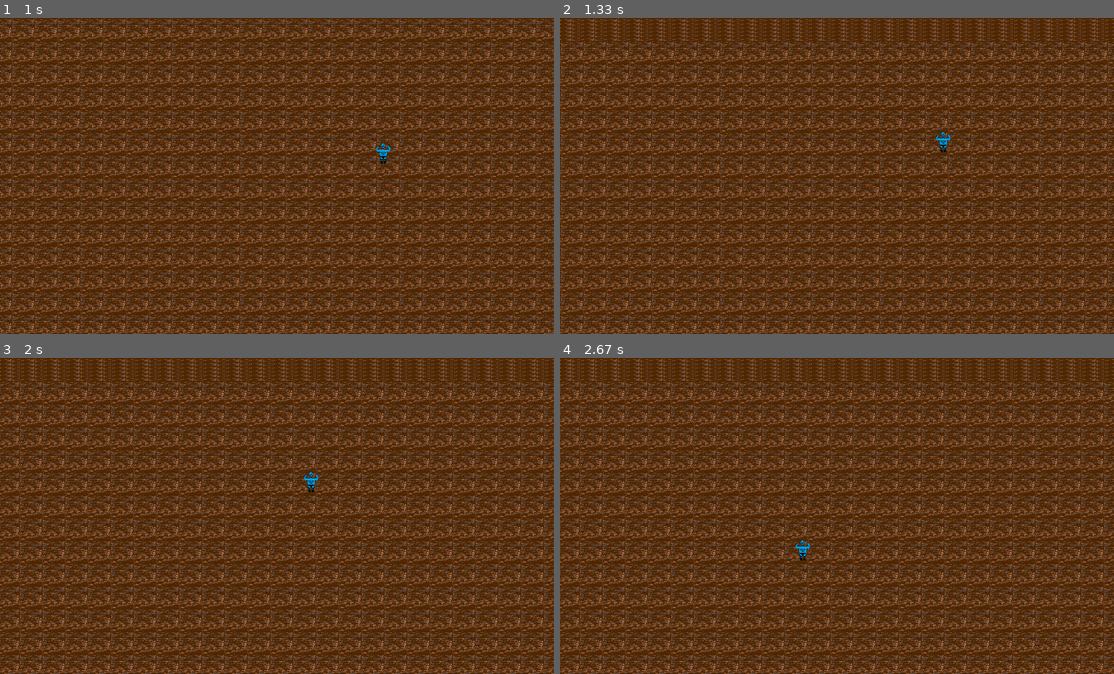
Above: before the commit, frames 1-4 (two rows, left to right).
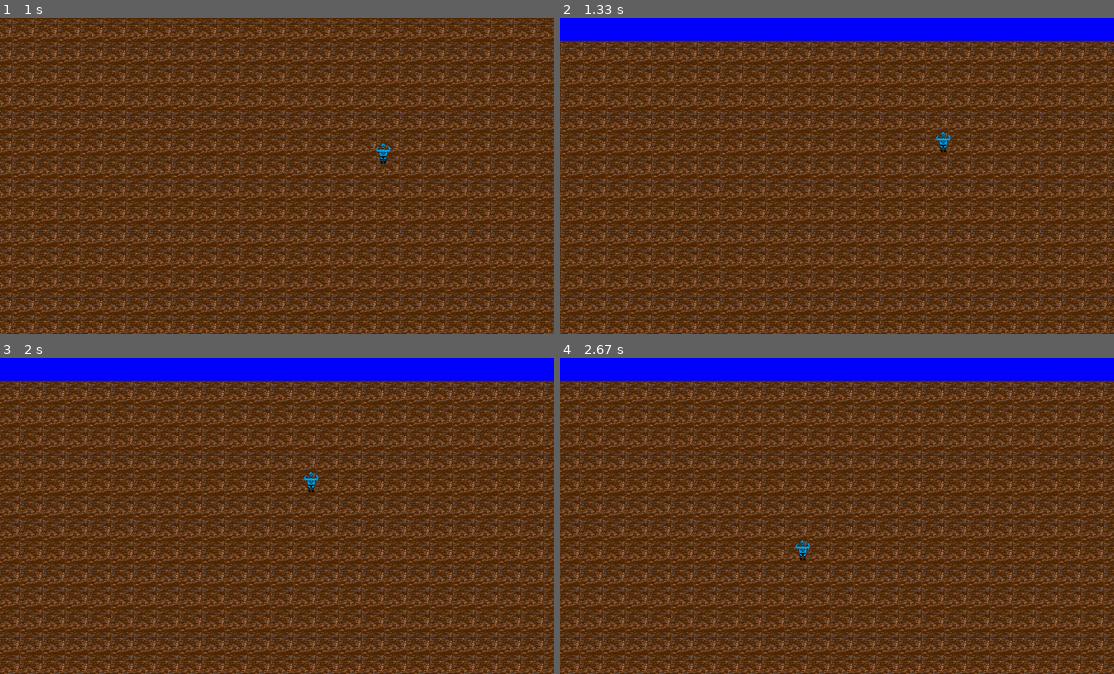
Above: after the commit, the same moments.

Repository: Mihaham/RussianScraporioGame
Game: pygame game, started from main.py
Same seed, same stepped clock (60 frames per second), same inputs: the game is played once before the commit and once after it.
Inputs:
- Up to frame 1 (1 s): hold D 0.33-0.8 s; hold W from 0.83 s (still down)
- Up to frame 2 (1.33 s): release W at 1.13 s; hold D from 1.17 s (still down)
- Up to frame 3 (2 s): release D at 1.63 s; hold A from 1.67 s (still down)
- Up to frame 4 (2.67 s): release A at 2.2 s; hold S 2.23-2.53 s; hold A from 2.57 s (still down)

Frame 1 is identical in both runs. In frame 2, 7.2% of the frame differs, in the area x 0-100%, y 0-8%; in frame 3, 7.2%; in frame 4, 7.2%.

Commit message:
private Board and Player

Diff:
--- a/Game/Board.py
+++ b/Game/Board.py
@@ -7,20 +7,20 @@
 
 
 class Board:
-    grid = None
-    game_pos_x = 0
-    game_pos_y = 0
-    cat_box = (300, 150)
+    __grid = None
+    __game_pos_x = 0
+    __game_pos_y = 0
+    __cat_box = (300, 150)
 
     def __init__(self):
         line = [None] * field
-        self.grid = []
+        self.__grid = []
         for i in range(field):
-            self.grid.append(line.copy())
+            self.__grid.append(line.copy())
 
         for i in range(field):
             for j in range(field):
-                self.grid[i][j] = SingleSquare(prototipe=Ground())
+                self.__grid[i][j] = SingleSquare(prototipe=Ground())
 
         for k in range(water_amount):
             x = randint(0, field - water_size)
@@ -28,11 +28,35 @@
 
             for i in range(water_size):
                 for j in range(water_size):
-                    self.grid[x + i][y + j].set_skin(prototipe=Water())
+                    self.__grid[x + i][y + j].set_skin(prototipe=Water())
 
     def increase_coordinates(self, x, y):
-        self.update_cordinates(self.game_pos_x + x, self.game_pos_y + y)
+        self.update_cordinates(self.__game_pos_x + x, self.__game_pos_y + y)
 
     def update_cordinates(self, new_x, new_y):
-        self.game_pos_x = new_x
-        self.game_pos_y = new_y
+        self.__game_pos_x = new_x
+        self.__game_pos_y = new_y
+
+    def get_grid(self):
+        return self.__grid
+
+    def get_grid_size(self):
+        return field
+
+    def get_cat_box(self):
+        return self.__cat_box
+
+    def set_grid(self, new_grid):
+        self.__grid = new_grid
+
+    def set_cat_box(self, new_cat):
+        self.__cat_box = new_cat
+
+    def get_game_pos(self):
+        return (self.__game_pos_x, self.__game_pos_y)
+
+    def get_game_pos_x(self):
+        return self.__game_pos_x
+
+    def get_game_pos_y(self):
+        return self.__game_pos_y
--- a/Player/player.py
+++ b/Player/player.py
@@ -12,6 +12,14 @@
     __direction = [0, 0]
     __skin = "sprites/player1.png"
 
+    __settings = {
+        "up": pygame.K_w,
+        "left": pygame.K_a,
+        "right": pygame.K_d,
+        "down": pygame.K_s,
+        "set_object": pygame.K_KP_ENTER
+    }
+
     def __init__(self, name="Mihaham", position_x=0, position_y=0, skin="sprites/player1.png"):
         self.__name = name
         self.__inventory = inventory()
@@ -25,22 +33,24 @@
     def move(self, event):
         print(event)
         if event.type == pygame.KEYDOWN:
-            if event.key == pygame.K_w:
+            if event.key == self.__settings["up"]:
                 self.__direction[1] = -1
-            if event.key == pygame.K_a:
+            if event.key == self.__settings["left"]:
                 self.__direction[0] = -1
-            if event.key == pygame.K_s:
+            if event.key == self.__settings["down"]:
                 self.__direction[1] = 1
-            if event.key == pygame.K_d:
+            if event.key == self.__settings["right"]:
                 self.__direction[0] = 1
+            if event.key == self.__settings["set_object"]:
+                print("enter")
         if event.type == pygame.KEYUP:
-            if event.key == pygame.K_w:
+            if event.key == self.__settings["up"]:
                 self.__direction[1] = 0
-            if event.key == pygame.K_a:
+            if event.key == self.__settings["left"]:
                 self.__direction[0] = 0
-            if event.key == pygame.K_s:
+            if event.key == self.__settings["down"]:
                 self.__direction[1] = 0
-            if event.key == pygame.K_d:
+            if event.key == self.__settings["right"]:
                 self.__direction[0] = 0
 
     def rename(self, new_name):
@@ -71,11 +81,12 @@
         new_x = (self.__direction[0] * step + self.__x)
         new_y = (self.__direction[1] * step + self.__y)
         if 0 <= new_x <= (field - 1) * scale and 0 <= new_y <= (field - 1) * scale:
-            if (board.grid[new_x // scale][new_y // scale].is_player_available and board.grid[new_x // scale + 1][
-                new_y // scale].is_player_available and board.grid[new_x // scale][
-                new_y // scale + 1].is_player_available and board.grid[new_x // scale + 1][
+            if (board.get_grid()[new_x // scale][new_y // scale].is_player_available and board.get_grid()[new_x // scale + 1][
+                new_y // scale].is_player_available and board.get_grid()[new_x // scale][
+                new_y // scale + 1].is_player_available and board.get_grid()[new_x // scale + 1][
                 new_y // scale + 1].is_player_available):
-                if not (Center_x - board.cat_box[0] <= new_x - board.game_pos_x <= Center_x + board.cat_box[
-                    0] and Center_y - board.cat_box[1] <= new_y - board.game_pos_y <= Center_y + board.cat_box[1]):
+                if not (Center_x - board.get_cat_box()[0] <= new_x - board.get_game_pos_x()  <= Center_x + board.get_cat_box()[
+                    0] and Center_y - board.get_cat_box()[1] <= new_y - board.get_game_pos_y()  <= Center_y + board.get_cat_box()[
+                            1]):
                     board.increase_coordinates(self.__direction[0] * step, self.__direction[1] * step)
                 self.update_position((self.__direction[0] * step + self.__x, self.__direction[1] * step + self.__y))
--- a/drawing_pygame/Draw.py
+++ b/drawing_pygame/Draw.py
@@ -5,23 +5,24 @@
 
 def draw(surface, player=None, board=None, single_square=None, object=None, pos_x = None, pos_y = None):
     if board is not None and single_square is None:
-        for i in range(max(0, board.game_pos_x // scale), min((board.game_pos_x + LENGTH) // scale + 1, field)):
-            for j in range(max(0, board.game_pos_y // scale), min((board.game_pos_y + HIGHT) // scale + 1, field)):
-                draw(surface, board=board, pos_x=i * scale, pos_y=j * scale, single_square=board.grid[i][j])
+        pygame.draw.rect(surface, (0, 0, 255), (0, 0, LENGTH, HIGHT))
+        for i in range(max(0, board.get_game_pos_x() // scale), min((board.get_game_pos_x() + LENGTH) // scale + 1, field)):
+            for j in range(max(0, board.get_game_pos_y() // scale), min((board.get_game_pos_y() + HIGHT) // scale + 1, field)):
+                draw(surface, board=board, pos_x=i * scale, pos_y=j * scale, single_square=board.get_grid()[i][j])
     if single_square is not None:
-        if (board.game_pos_x - scale <= pos_x <= board.game_pos_x + (
-                LENGTH) + scale and board.game_pos_y - scale <= pos_y <= board.game_pos_y + (
+        if (board.get_game_pos_x() - scale <= pos_x <= board.get_game_pos_x() + (
+                LENGTH) + scale and board.get_game_pos_y() - scale <= pos_y <= board.get_game_pos_y() + (
                 HIGHT) + scale):
             square_skin = pygame.image.load(single_square.skin)
             square_skin = pygame.transform.scale(square_skin, (scale, scale))
             square_rect = square_skin.get_rect(
-                topleft=(pos_x - board.game_pos_x, pos_y - board.game_pos_y), width=scale)
+                topleft=(pos_x - board.get_game_pos_x(), pos_y - board.get_game_pos_y()), width=scale)
             surface.blit(square_skin, square_rect)
     if player is not None:
         player_skin = pygame.image.load(player.get_skin())
         player_skin = pygame.transform.scale(player_skin, (scale, scale))
         player_rect = player_skin.get_rect(
-            topleft=(player.get_x() - board.game_pos_x, player.get_y() - board.game_pos_y),
+            topleft=(player.get_x() - board.get_game_pos_x(), player.get_y() - board.get_game_pos_y()),
             width=scale)
         surface.blit(player_skin, player_rect)
     if object is not None:
